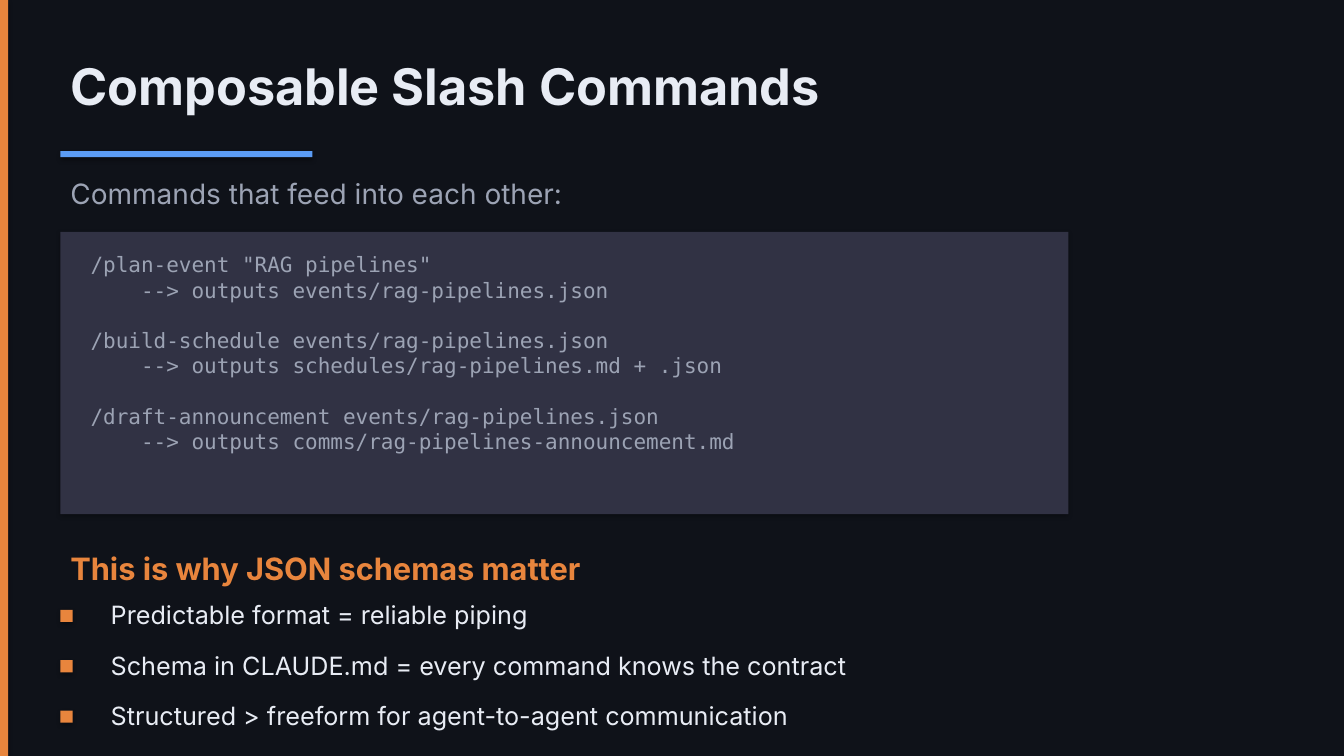
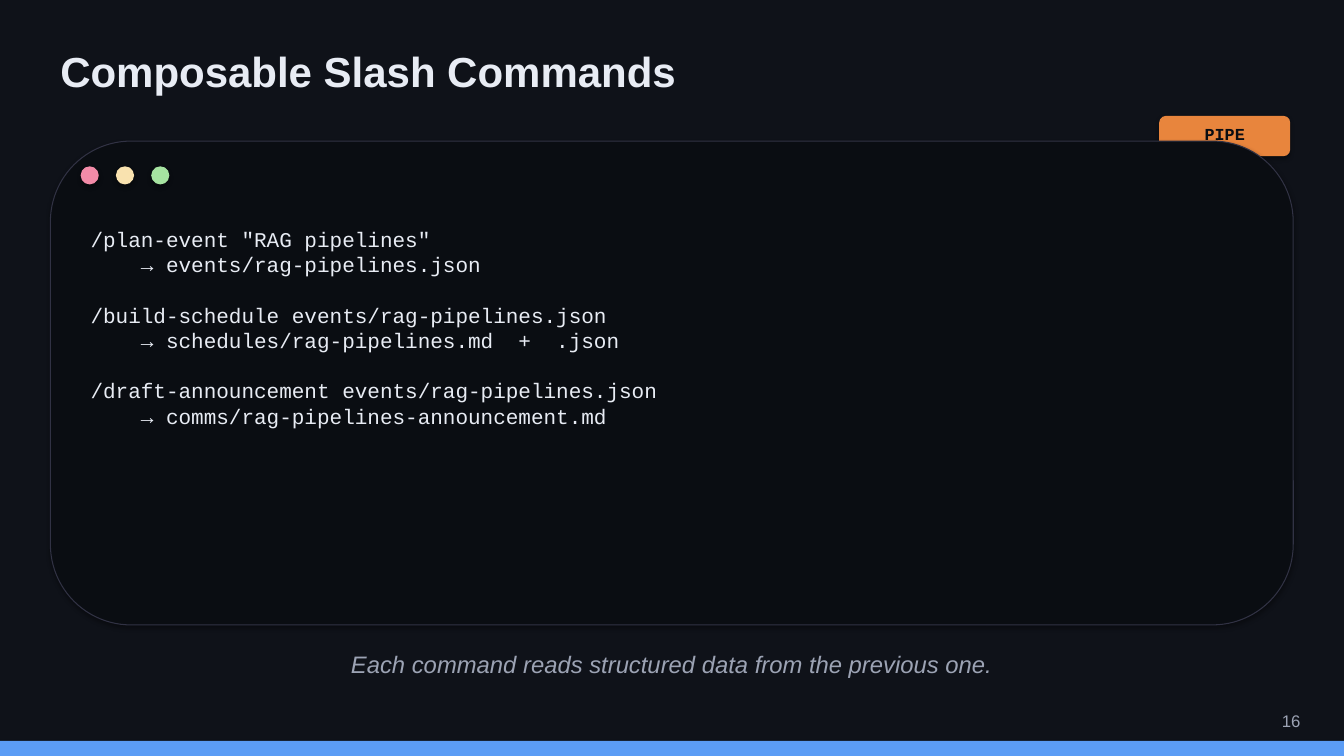
Before and after one commit to nickyeager/tucson-claude-code-meetup, a slide deck: slide 16 of slides/session-2-context-engineering.pptx. Drawn at 1344x756 pixels with LibreOffice and Linux fonts; fonts in the diff are those of the drawing. Boxes give left, top, right and bottom in pixels: in the first picture for what was removed or moved away, otherwise in the second. Text is boxed around its words. In the diff, an @@ line names an element or a change of style, - is before the commit and + after.

```diff
--- a/slides/session-2-context-engineering.pptx
+++ b/slides/session-2-context-engineering.pptx
@@ rectangle removed at [0, 0, 8, 756] @@
@@ text "Composable Slash Commands": place and size @@
-text "Composable Slash Commands" at [70, 68, 820, 116]
+text "Composable Slash Commands" at [60, 56, 675, 95]
@@ text "Composable Slash Commands" at [60, 56, 675, 95]: size 36 to 30 pt, font Inter to Arial @@
@@ rounded rectangle added at [1159, 116, 1291, 156], fill #E8853D @@
@@ rounded rectangle added at [50, 141, 1294, 625], fill #0A0D12, outline #313244 0.75 pt @@
@@ text added at [1205, 128, 1245, 146], 12 pt, text #0A0D12, bold @@
+PIPE
@@ rectangle removed at [60, 151, 313, 157] @@
@@ ellipse added at [81, 166, 99, 185], fill #F38BA8 @@
@@ ellipse added at [116, 166, 134, 185], fill #F9E2AF @@
@@ ellipse added at [151, 166, 169, 185], fill #A6E3A1 @@
@@ text removed at [70, 182, 562, 205] @@
-Commands that feed into each other:
@@ rectangle removed at [60, 232, 1069, 514] @@
@@ text at [91, 232, 657, 429]: text changed; font DejaVu Sans Mono to Courier New; text colour #9CA3B4 to #E8ECF4 @@
-/plan-event "RAG pipelines"
---> outputs events/rag-pipelines.json
-/build-schedule events/rag-pipelines.json
---> outputs schedules/rag-pipelines.md + .json
-/draft-announcement events/rag-pipelines.json
---> outputs comms/rag-pipelines-announcement.md
+/plan-event "RAG pipelines"
+→ events/rag-pipelines.json
+/build-schedule events/rag-pipelines.json
+→ schedules/rag-pipelines.md + .json
+/draft-announcement events/rag-pipelines.json
+→ comms/rag-pipelines-announcement.md
@@ text removed at [70, 556, 581, 586] @@
-This is why JSON schemas matter
@@ rectangle removed at [60, 610, 73, 622] @@
@@ text removed at [111, 656, 846, 680] @@
-Schema in CLAUDE.md = every command knows the contract
@@ text at [351, 656, 991, 678]: text changed; size 18 to 17 pt; font Inter to Arial; text colour #E8ECF4 to #9CA3B4; italic on @@
-Predictable format = reliable piping
+Each command reads structured data from the previous one.
@@ rectangle removed at [60, 660, 73, 673] @@
@@ rectangle removed at [60, 711, 73, 723] @@
@@ text removed at [111, 706, 787, 730] @@
-Structured > freeform for agent-to-agent communication
@@ text added at [1282, 715, 1301, 727], 12 pt, text #9CA3B4 @@
+16
@@ rectangle added at [0, 741, 1344, 756], fill #5B9CF5 @@
```
Also in this commit, not shown: 17 other slides changed, 4 slides added, 4 slides removed, 4 other files.
